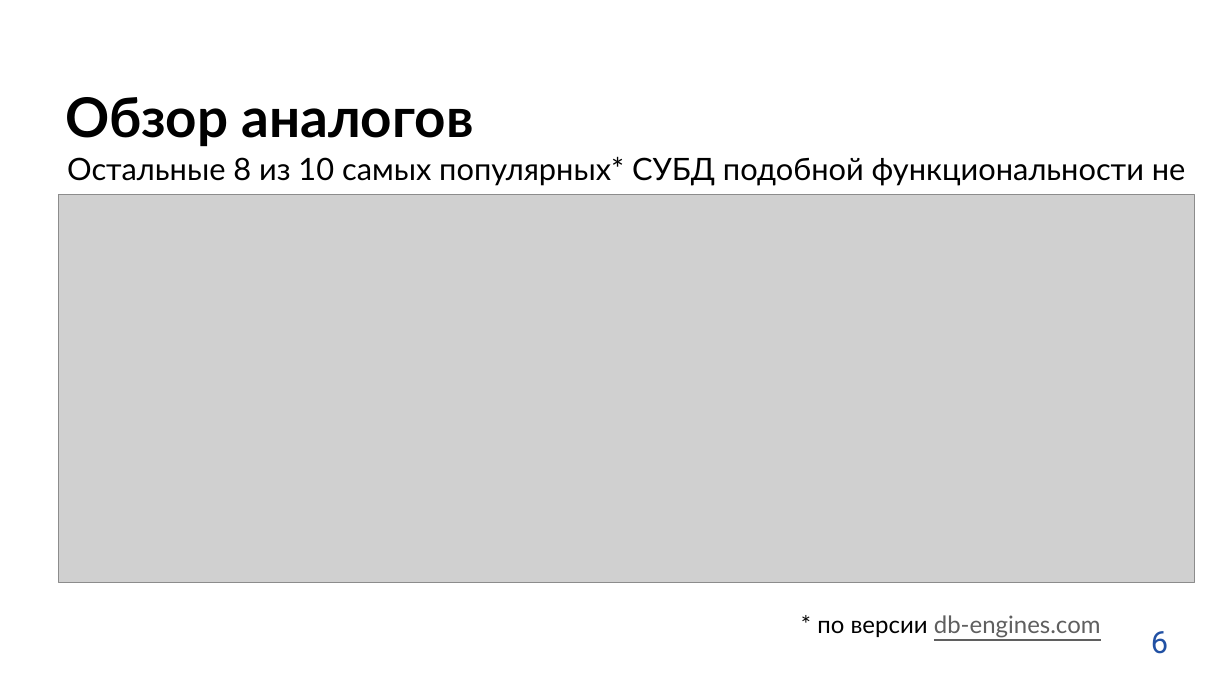
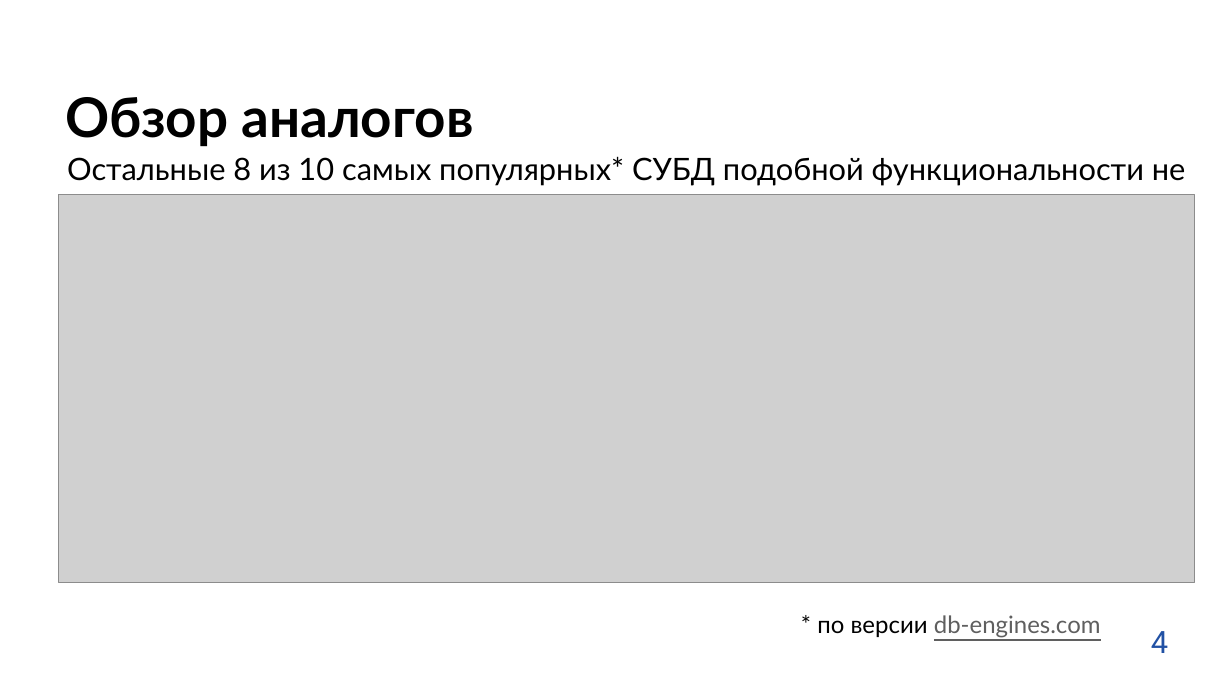
Before and after one commit to testpassword/Diploma-bachelor-degree-2022, a slide deck: slide 4 of docs/защита.pptx. Drawn at 1232x693 pixels with LibreOffice and Linux fonts; fonts in the diff are those of the drawing; grey boxes stand for pictures; background and template pictures are left out. Boxes give left, top, right and bottom in pixels: in the first picture for what was removed or moved away, otherwise in the second. Text is boxed around its words. In the diff, an @@ line names an element or a change of style, - is before the commit and + after.

```diff
--- a/docs/защита.pptx
+++ b/docs/защита.pptx
@@ text at bbox=[1151, 631, 1168, 653]: text changed @@
-6
+4
```
Also in this commit, not shown: 10 other slides changed, 1 slide added, 3 other files.
